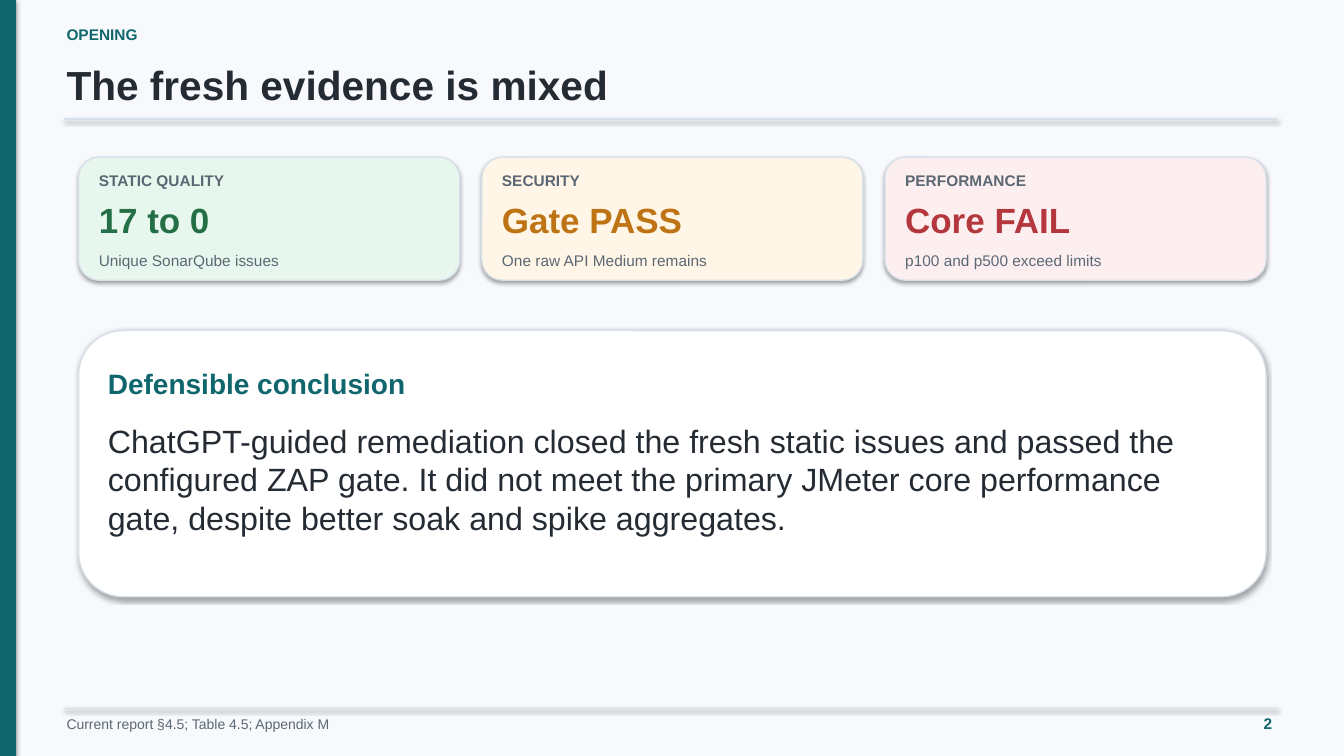
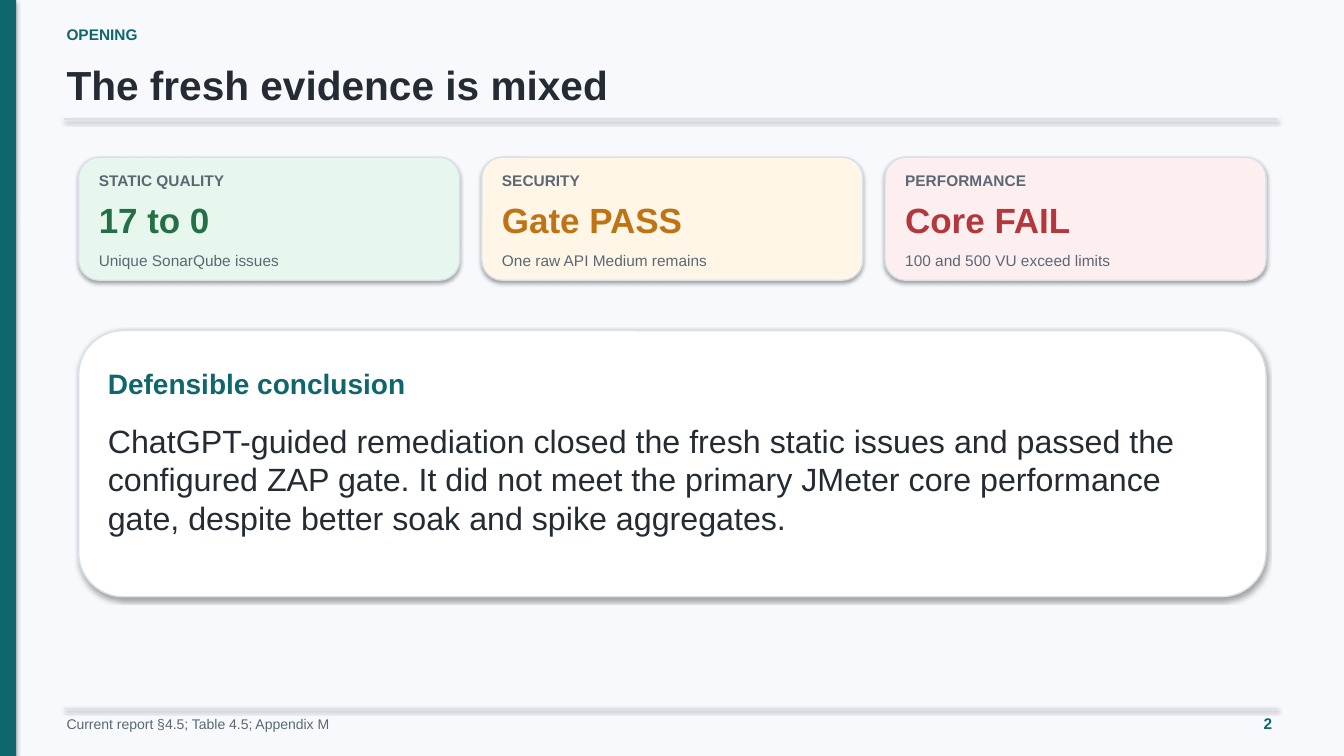
Before and after one commit to minatozaki98/financial-accounting, a slide deck: slide 2 of Document/outputs/final-defense/G6519692_Zaw_Ye_Htut_Ko_Final_Thesis_Defense.pptx. Drawn at 1344x756 pixels with LibreOffice and Linux fonts; fonts in the diff are those of the drawing. Boxes give left, top, right and bottom in pixels: in the first picture for what was removed or moved away, otherwise in the second. Text is boxed around its words. In the diff, an @@ line names an element or a change of style, - is before the commit and + after.

```diff
--- a/Document/outputs/final-defense/G6519692_Zaw_Ye_Htut_Ko_Final_Thesis_Defense.pptx
+++ b/Document/outputs/final-defense/G6519692_Zaw_Ye_Htut_Ko_Final_Thesis_Defense.pptx
@@ text at (x1=905, y1=255, x2=1110, y2=266): text changed @@
-p100 and p500 exceed limits
+100 and 500 VU exceed limits
```
Also in this commit, not shown: 9 other slides changed, 10 other files.
